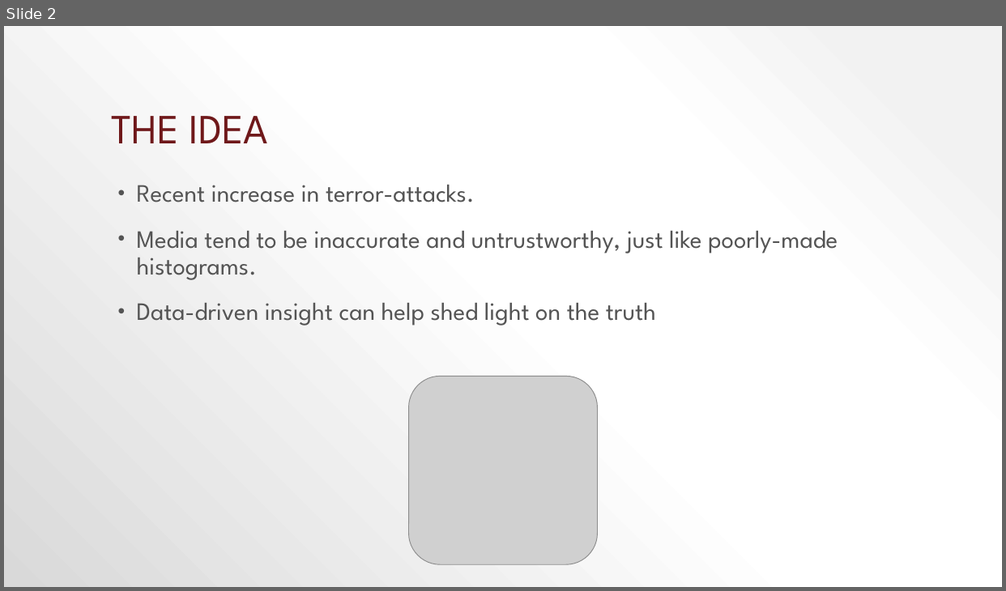
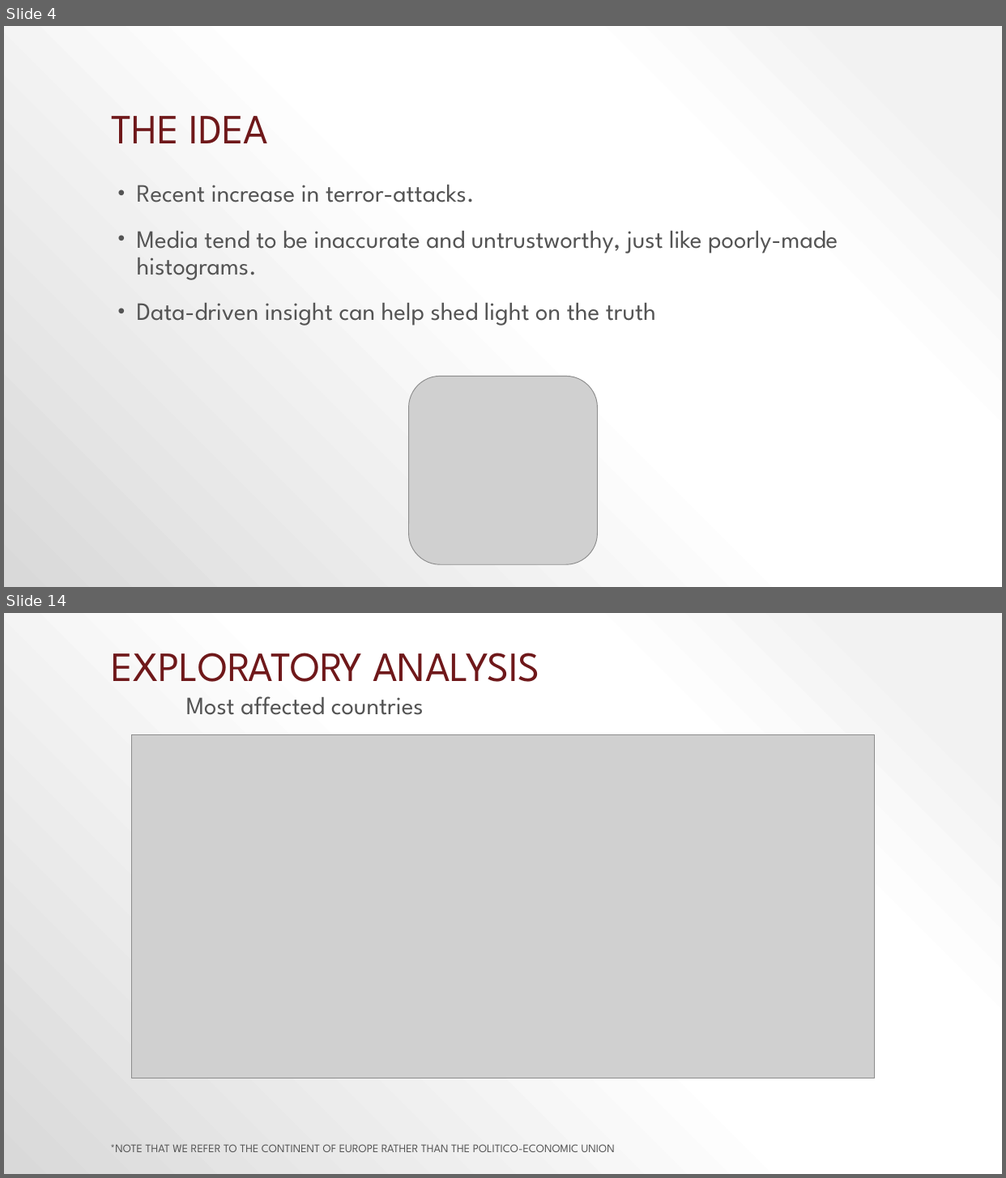
Before and after one commit to Senbyo/socialDataCourse, a slide deck: Final_Project/Terrorism in europe.pptx. Shown one above the other, each under a label of ours: slide 2 before the commit, slides 4 and 14 after it; the slides between them are not shown. The pictures are 1006x591 and 1006x1178 pixels, drawn with LibreOffice and Linux fonts; fonts in the diff are those of the drawing; grey boxes stand for pictures. Boxes give left, top, right and bottom in pixels: in the first picture for what was removed or moved away, otherwise in the second. Text is boxed around its words. In the diff, an @@ line names an element or a change of style, - is before the commit and + after.

```diff
--- a/Final_Project/Terrorism in europe.pptx
+++ b/Final_Project/Terrorism in europe.pptx
@@ slide 14 added at (4,613,1002,1174), background gradient #F2F2F2 to #FFFFFF to #D9D9D9 @@
@@ title added at (111,653,539,682), 40 pt, text #6F181A @@
+EXPLORATORY ANALYSIS
@@ text added at (186,696,424,715), 24 pt, text #545454 @@
+Most affected countries
@@ picture added at (131,735,875,1079) @@
@@ text added at (110,1144,615,1152), 11 pt, text #545454 @@
+*NOTE THAT WE REFER TO THE CONTINENT OF EUROPE RATHER THAN THE POLITICO-ECONOMIC UNION
@@ what was slide 2 is now slide 4 @@
```
Also in this commit, not shown: 1 slide changed, 22 other slides added, 9 slides removed, 1 other file.
